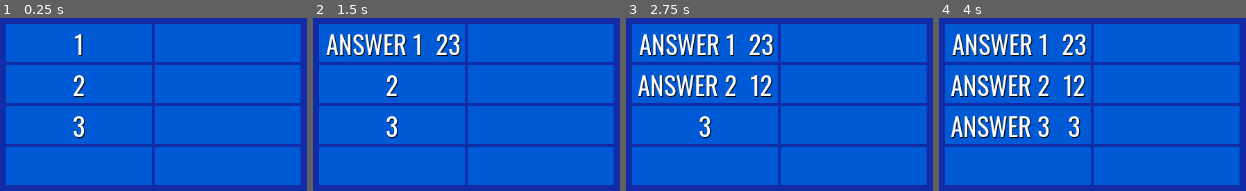
Above: before the commit, frames 1-4 (left to right).
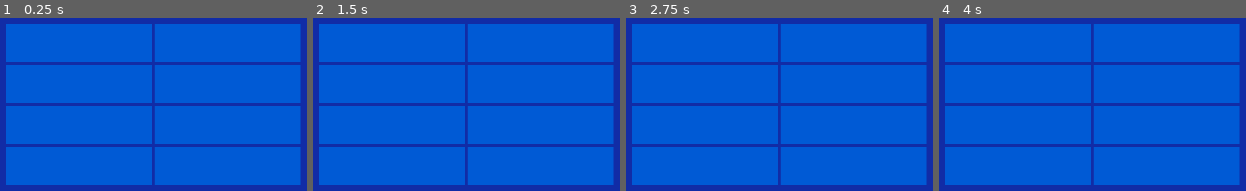
Above: after the commit, the same moments.

Repository: Javachup/godot-prototypes
Game: Godot game, scene res://root.tscn
The game is run twice, just before and just after one commit, with the same random seed, the same clock (stepped at 60 frames per second) and the same inputs.
Inputs:
- Up to frame 1 (0.25 s): no input
- Up to frame 2 (1.5 s): tap Enter at 0.5 s; hold Space (HideAll, bound only after the commit) 0.53-1.28 s; tap 1 (Reveal1) at 1.35 s
- Up to frame 3 (2.75 s): tap Space (HideAll, bound only after the commit) at 1.55 s; tap Enter at 2 s; hold Space (HideAll, bound only after the commit) from 2.03 s (still down); tap 2 (Reveal2) at 2.1 s
- Up to frame 4 (4 s): release Space (HideAll, bound only after the commit) at 2.78 s; tap 3 (Reveal3) at 2.85 s; tap Space (HideAll, bound only after the commit) at 3.05 s; tap Enter at 3.5 s; hold Space (HideAll, bound only after the commit) from 3.53 s (still down); tap 4 (Reveal4) at 3.6 s

The runs differ from the first frame. In frame 1, 0.9% of the frame differs, in the area x 23-28%, y 9-70%; in frame 2, 3.8%; in frame 3, 6.7%; in frame 4, 9.3%, in the area x 3-49%, y 9-70%.

Commit message:
adds file dialog to load files

Diff:
--- a/FamilyFeud/Answer/answer.tscn
+++ b/FamilyFeud/Answer/answer.tscn
@@ -66,6 +66,7 @@
 
 [node name="Hidden Side" type="Control" parent="."]
 unique_name_in_owner = true
+visible = false
 layout_mode = 1
 anchors_preset = 15
 anchor_right = 1.0
--- a/FamilyFeud/AnswerManager/answer_manager.gd
+++ b/FamilyFeud/AnswerManager/answer_manager.gd
@@ -3,8 +3,7 @@
 
 @export var answers : Array[Answer]
 
-func _ready():
-	load_question("res://Questions/TestQuestion.txt")
+var last_loaded_path: String
 
 func _unhandled_input(event):
 	var reveal = -1
@@ -20,7 +19,13 @@
 	if reveal > 0:
 		answers[reveal-1].reveal()
 
+	if event.is_action_pressed("HideAll"): load_question(last_loaded_path)
+
 func load_question(file_name: String):
+	if !FileAccess.file_exists(file_name):
+		printerr("File " % file_name % "could not be found!")
+		return
+
 	var file = FileAccess.open(file_name, FileAccess.READ)
 
 	for i in 8: answers[i].set_is_real(false)
@@ -34,3 +39,8 @@
 			continue
 
 		answers[i].set_answer(line[0], int(line[1]))
+
+	last_loaded_path = file_name
+
+func _on_file_dialog_file_selected(path):
+	load_question(path)
--- a/FamilyFeud/AnswerManager/answer_manager.tscn
+++ b/FamilyFeud/AnswerManager/answer_manager.tscn
@@ -64,6 +64,20 @@
 [node name="Number" parent="Answer8/Hidden Side" index="0"]
 text = "8"
 
+[node name="FileDialog" type="FileDialog" parent="."]
+title = "Open a File"
+initial_position = 1
+size = Vector2i(600, 500)
+always_on_top = true
+ok_button_text = "Open"
+dialog_hide_on_ok = true
+file_mode = 0
+access = 2
+root_subfolder = "Questions"
+filters = PackedStringArray("*.txt,*.csv,*.dat")
+
+[connection signal="file_selected" from="FileDialog" to="." method="_on_file_dialog_file_selected"]
+
 [editable path="Answer1"]
 [editable path="Answer5"]
 [editable path="Answer2"]
--- a/FamilyFeud/project.godot
+++ b/FamilyFeud/project.godot
@@ -71,6 +71,16 @@
 , Object(InputEventKey,"resource_local_to_scene":false,"resource_name":"","device":-1,"window_id":0,"alt_pressed":false,"shift_pressed":false,"ctrl_pressed":false,"meta_pressed":false,"pressed":false,"keycode":0,"physical_keycode":4194446,"key_label":0,"unicode":56,"echo":false,"script":null)
 ]
 }
+HideAll={
+"deadzone": 0.5,
+"events": [Object(InputEventKey,"resource_local_to_scene":false,"resource_name":"","device":-1,"window_id":0,"alt_pressed":false,"shift_pressed":false,"ctrl_pressed":false,"meta_pressed":false,"pressed":false,"keycode":0,"physical_keycode":32,"key_label":0,"unicode":32,"echo":false,"script":null)
+]
+}
+LoadNewQuestion={
+"deadzone": 0.5,
+"events": [Object(InputEventKey,"resource_local_to_scene":false,"resource_name":"","device":-1,"window_id":0,"alt_pressed":false,"shift_pressed":false,"ctrl_pressed":false,"meta_pressed":false,"pressed":false,"keycode":0,"physical_keycode":76,"key_label":0,"unicode":108,"echo":false,"script":null)
+]
+}
 
 [rendering]
 
